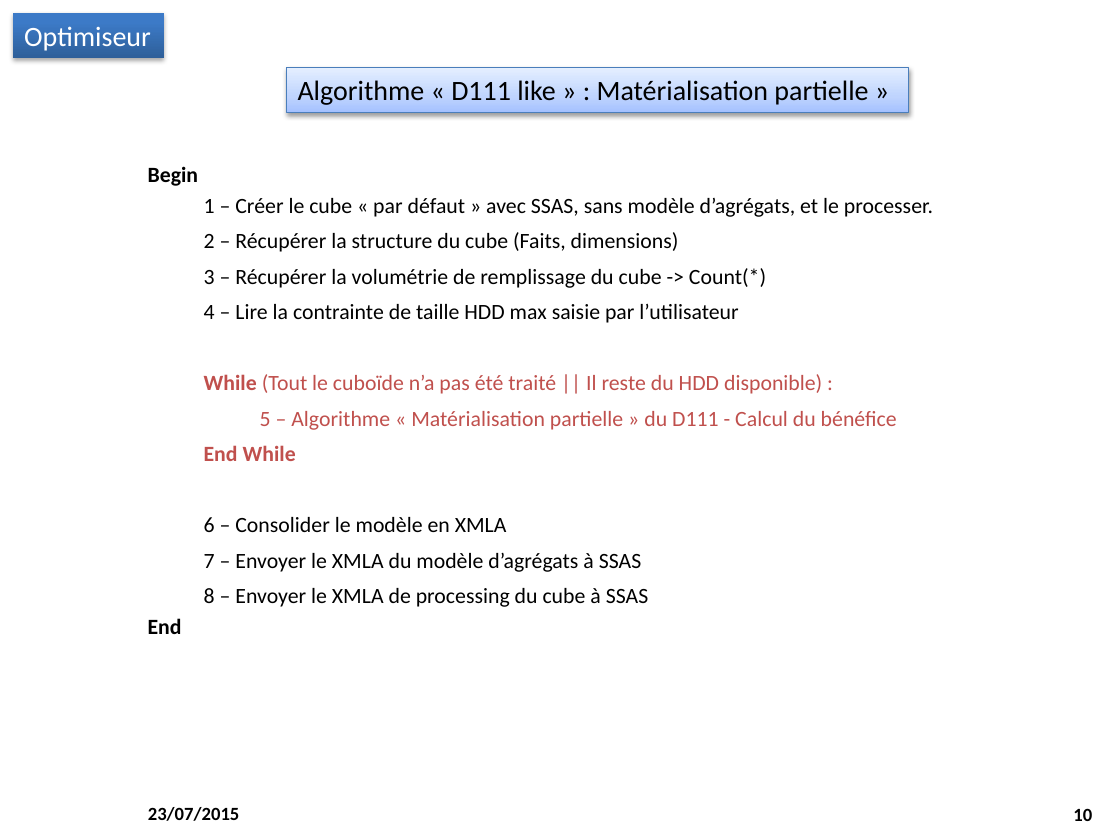
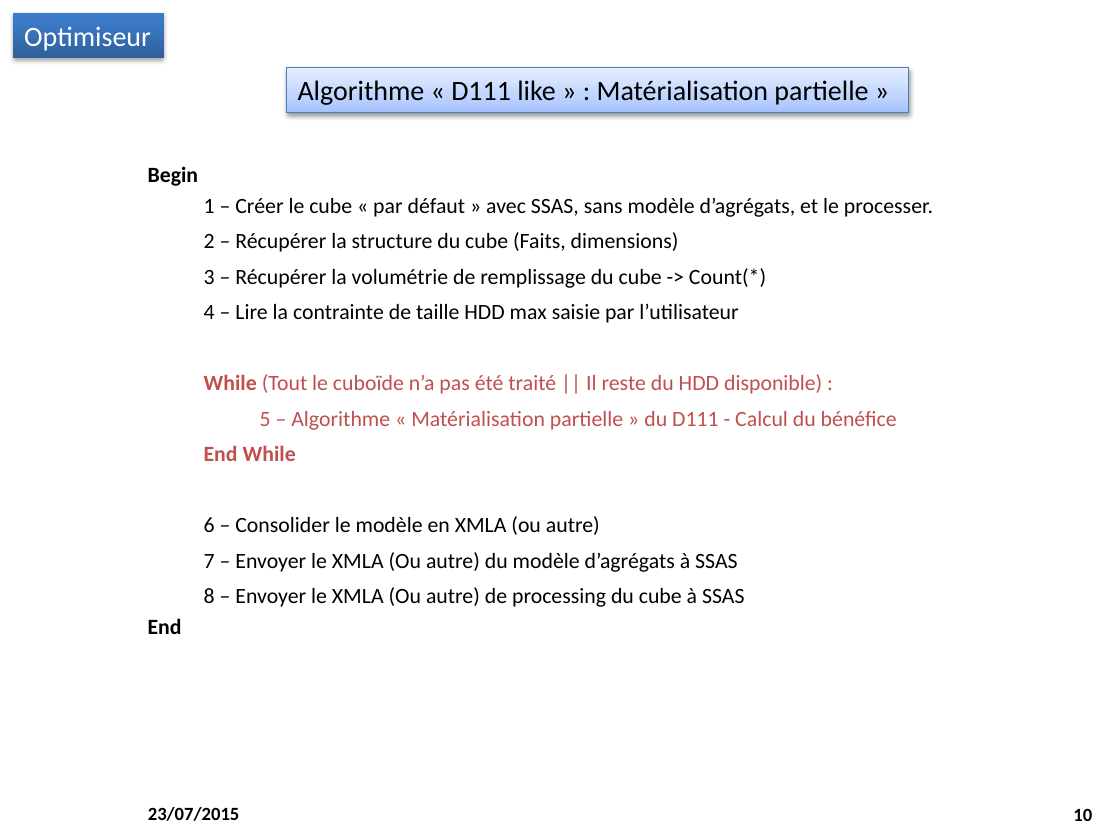
Before and after one commit to M2SIID-ODE/Projet_ODE, a slide deck: slide 10 of Documentation/4 - Suivi projet/Point_Equipe_2015-07-23.pptx. Drawn at 1120x840 pixels with LibreOffice and Linux fonts; fonts in the diff are those of the drawing; background and template pictures are left out. Boxes give left, top, right and bottom in pixels: in the first picture for what was removed or moved away, otherwise in the second. Text is boxed around its words. In the diff, an @@ line names an element or a change of style, - is before the commit and + after.

```diff
--- a/Documentation/4 - Suivi projet/Point_Equipe_2015-07-23.pptx
+++ b/Documentation/4 - Suivi projet/Point_Equipe_2015-07-23.pptx
@@ text at (204,516,745,607): text changed @@
-  6 – Consolider le modèle en XMLA
-  7 – Envoyer le XMLA du modèle d’agrégats à SSAS
-  8 – Envoyer le XMLA de processing du cube à SSAS
+  6 – Consolider le modèle en XMLA (ou autre)
+  7 – Envoyer le XMLA (Ou autre) du modèle d’agrégats à SSAS
+  8 – Envoyer le XMLA (Ou autre) de processing du cube à SSAS
```
Also in this commit, not shown: 5 other slides changed.
